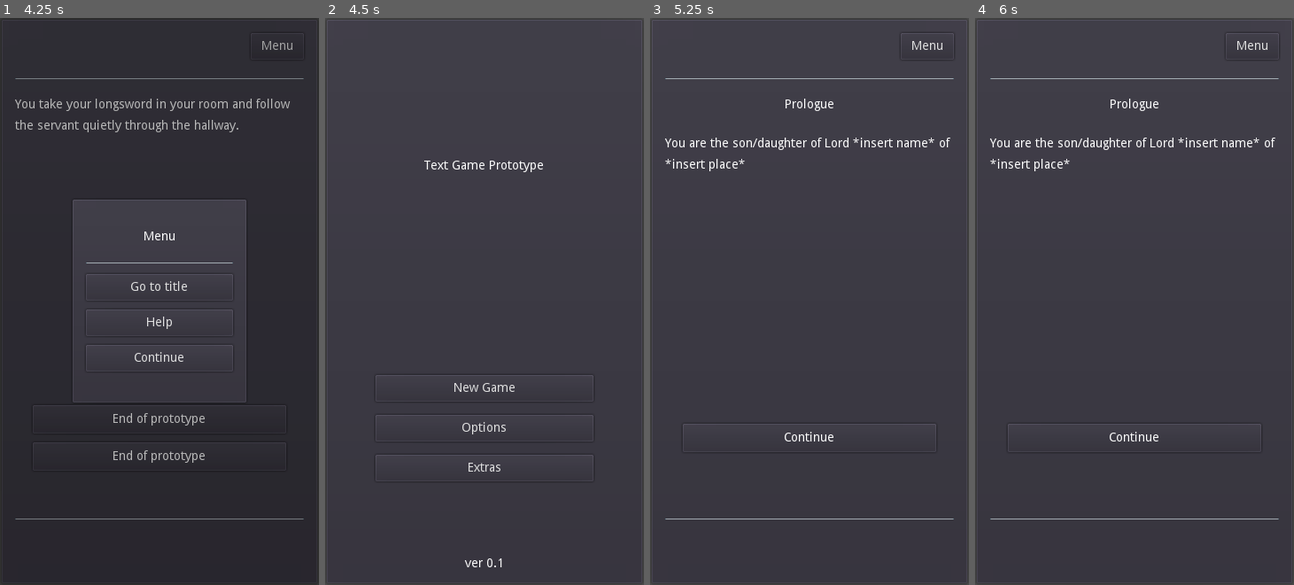
Above: before the commit, frames 1-4 (left to right).
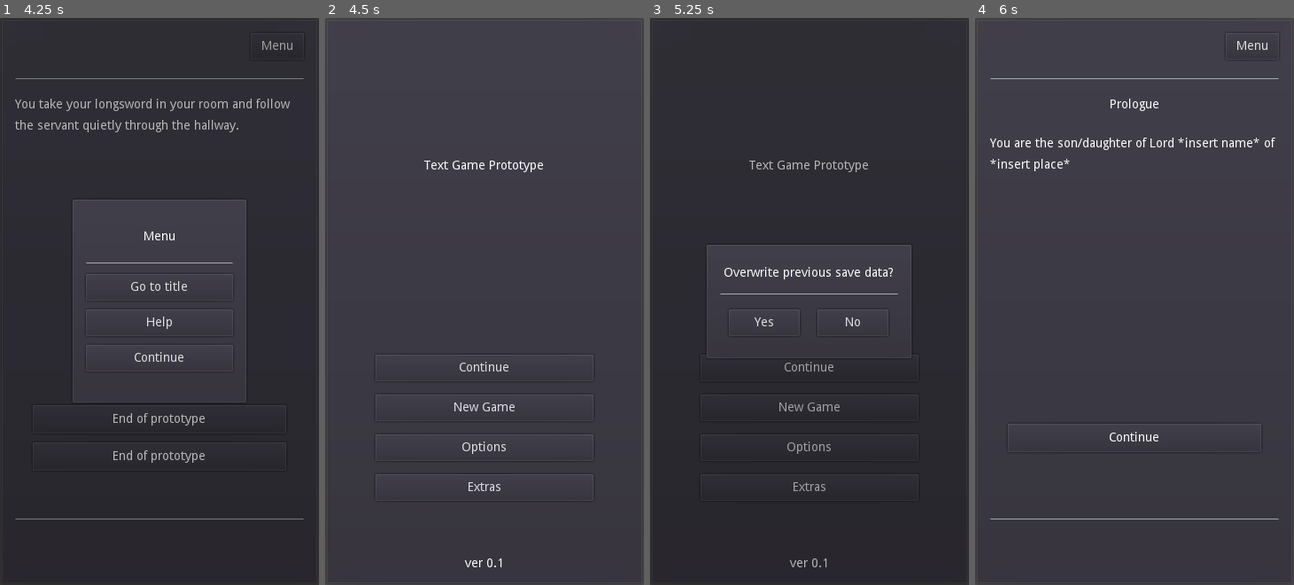
Above: after the commit, the same moments.

Repository: philipuriarte/A-Churchyard-of-Orphans
Game: Godot game, scene res://scenes/main.tscn
Two runs of this game, one before a commit and one after it. Both use one fixed random seed, a clock stepped at 60 frames per second and the inputs below.
Inputs (mouse positions are in pixels of both pictures, inside the frame that each line leads up to):
- Up to frame 1 (4.25 s): click "New Game" at 0.5 s; click (159, 437) at 1.25 s; click (159, 420) at 2.02 s; click (159, 403) at 2.77 s; click "Menu" at 3.5 s
- Up to frame 2 (4.5 s): click "Go to title" at 4.25 s
- Up to frame 3 (5.25 s): click "New Game" at 5 s
- Up to frame 4 (6 s): click (1089, 324) at 5.75 s, where only the run after the commit has a clickable "Yes"

Frame 1 is identical in both runs. In frame 2, 1.6% of the frame differs, in the area x 15-85%, y 59-84%; in frame 3, 5.4%, in the area x 0-100%, y 0-97%; in frame 4, nothing differs.

Commit message:
Remove signals and fix save system in title_screen.gd

Diff:
--- a/logic/title_screen.gd
+++ b/logic/title_screen.gd
@@ -1,7 +1,6 @@
 extends PanelContainer
 
-signal continue_game
-signal new_game
+const NEW_SAVE = preload("res://resources/new_savegame.tres")
 
 var save: SaveGame
 
@@ -17,7 +16,6 @@
 
 # Emit continue_game signal and change scene to game_screen
 func _on_ContinueButton_pressed() -> void:
-	emit_signal("continue_game")
 	# warning-ignore:return_value_discarded
 	get_tree().change_scene("res://scenes/game_screen.tscn")
 
@@ -27,14 +25,14 @@
 	if SaveGame.save_exists():
 		popup_confirm.popup_centered()
 	else:
-		emit_signal("new_game")
+		NEW_SAVE.write_savegame()
 		# warning-ignore:return_value_discarded
 		get_tree().change_scene("res://scenes/game_screen.tscn")
 
 
 # Emit new_save signal and change scene to game_screen
 func _on_YesButton_pressed() -> void:
-	emit_signal("new_game")
+	NEW_SAVE.write_savegame()
 	# warning-ignore:return_value_discarded
 	get_tree().change_scene("res://scenes/game_screen.tscn")
 
